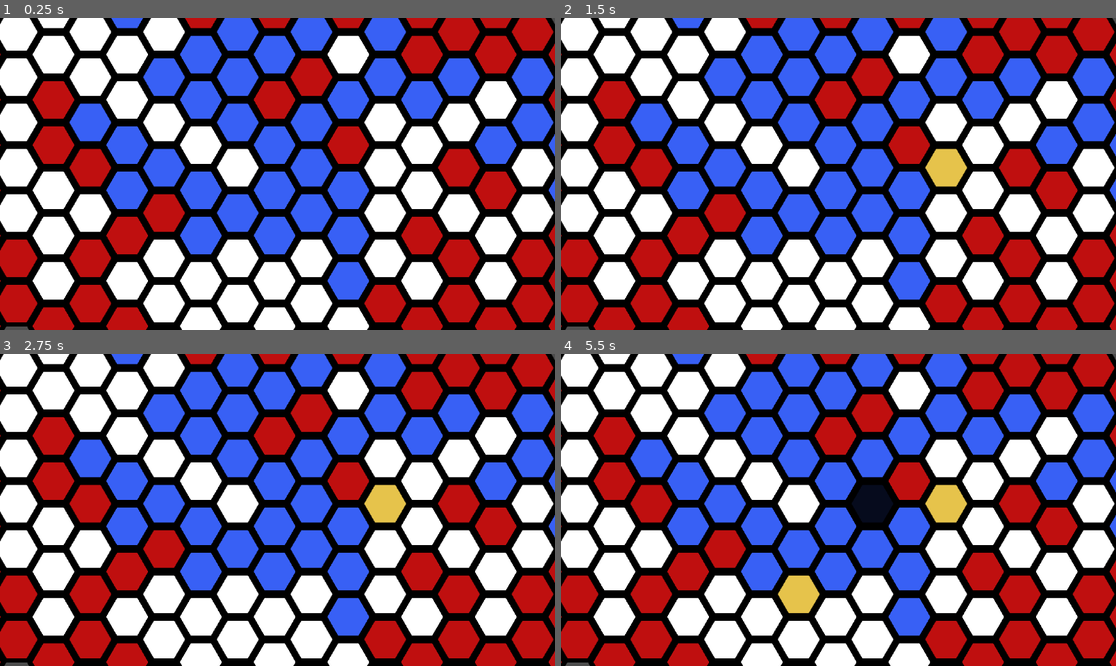
Above: before the commit, frames 1-4 (two rows, left to right).
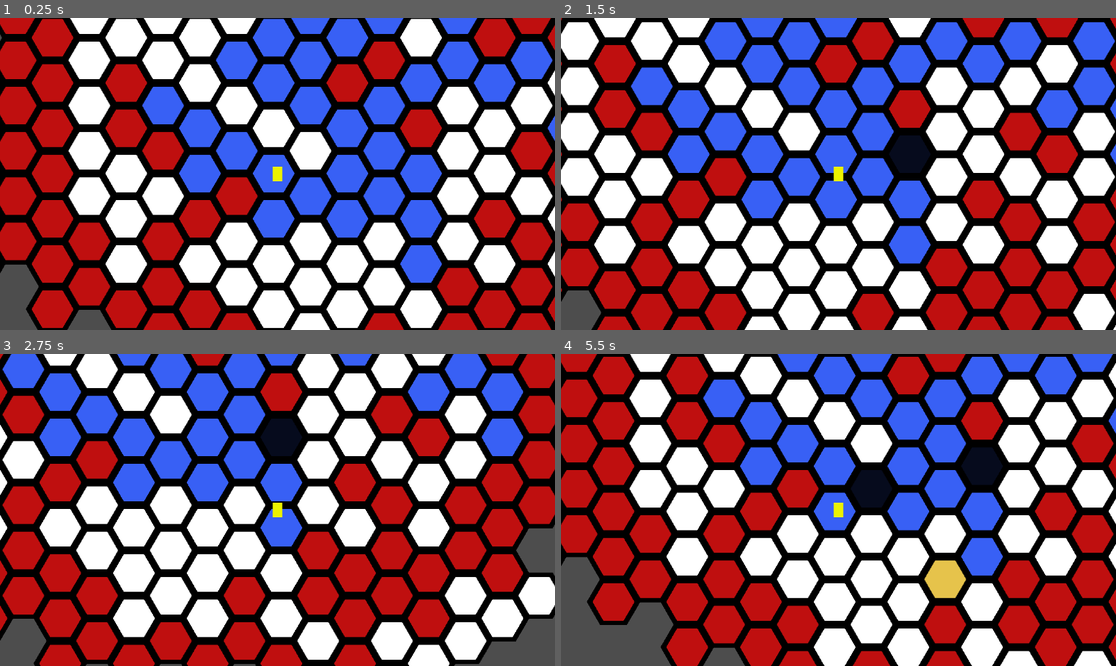
Above: after the commit, the same moments.

Repository: cjack-chmod/ProjectBH
Game: Godot game, scene res://scenes/main.tscn
The game is run twice, just before and just after one commit, with the same random seed, the same clock (stepped at 60 frames per second) and the same inputs.
Inputs (mouse positions are in pixels of both pictures, inside the frame that each line leads up to):
- Up to frame 1 (0.25 s): no input
- Up to frame 2 (1.5 s): tap Enter at 0.5 s; move the mouse to (960, 158) at 0.52 s; hold D (right, bound only after the commit) 0.53-1.28 s; click (960, 158) at 0.67 s; move the mouse to (727, 189) at 1.27 s; hold S (down, bound only after the commit) from 1.28 s (still down)
- Up to frame 3 (2.75 s): move the mouse to (333, 441) at 2.02 s; release S (down, bound only after the commit) at 2.03 s; hold D (right, bound only after the commit) from 2.03 s (still down)
- Up to frame 4 (5.5 s): move the mouse to (810, 572) at 2.77 s; release D (right, bound only after the commit) at 2.78 s; hold W (up, bound only after the commit) 2.78-3.53 s; click (810, 572) at 2.92 s; move the mouse to (1005, 556) at 3.52 s; hold A (left, bound only after the commit) 3.53-5.03 s; move the mouse to (672, 463) at 4.27 s; move the mouse to (866, 510) at 5.02 s; hold S (down, bound only after the commit) from 5.03 s (still down); click (866, 510) at 5.17 s

The runs differ from the first frame. In frame 1, 76% of the frame differs, in the area x 0-100%, y 0-100%; in frame 2, 71%; in frame 3, 71%; in frame 4, 79%.

Commit message:
basic player controller

Diff:
--- a/project.godot
+++ b/project.godot
@@ -25,3 +25,26 @@
 gdscript/warnings/untyped_declaration=2
 gdscript/warnings/inferred_declaration=2
 gdscript/warnings/redundant_await=2
+
+[input]
+
+up={
+"deadzone": 0.5,
+"events": [Object(InputEventKey,"resource_local_to_scene":false,"resource_name":"","device":-1,"window_id":0,"alt_pressed":false,"shift_pressed":false,"ctrl_pressed":false,"meta_pressed":false,"pressed":false,"keycode":0,"physical_keycode":87,"key_label":0,"unicode":119,"echo":false,"script":null)
+]
+}
+down={
+"deadzone": 0.5,
+"events": [Object(InputEventKey,"resource_local_to_scene":false,"resource_name":"","device":-1,"window_id":0,"alt_pressed":false,"shift_pressed":false,"ctrl_pressed":false,"meta_pressed":false,"pressed":false,"keycode":0,"physical_keycode":83,"key_label":0,"unicode":115,"echo":false,"script":null)
+]
+}
+left={
+"deadzone": 0.5,
+"events": [Object(InputEventKey,"resource_local_to_scene":false,"resource_name":"","device":-1,"window_id":0,"alt_pressed":false,"shift_pressed":false,"ctrl_pressed":false,"meta_pressed":false,"pressed":false,"keycode":0,"physical_keycode":65,"key_label":0,"unicode":97,"echo":false,"script":null)
+]
+}
+right={
+"deadzone": 0.5,
+"events": [Object(InputEventKey,"resource_local_to_scene":false,"resource_name":"","device":-1,"window_id":0,"alt_pressed":false,"shift_pressed":false,"ctrl_pressed":false,"meta_pressed":false,"pressed":false,"keycode":0,"physical_keycode":68,"key_label":0,"unicode":100,"echo":false,"script":null)
+]
+}
--- a/scenes/main.tscn
+++ b/scenes/main.tscn
@@ -1,10 +1,11 @@
-[gd_scene load_steps=2 format=3 uid="uid://cul0jw30yqmv7"]
+[gd_scene load_steps=3 format=3 uid="uid://cul0jw30yqmv7"]
 
 [ext_resource type="PackedScene" uid="uid://b511scjyws11e" path="res://scenes/tilemaps/hex_tilemap.tscn" id="1_ho06m"]
+[ext_resource type="PackedScene" uid="uid://dgfjj60ulo8mg" path="res://scenes/player/player.tscn" id="2_jflqx"]
 
 [node name="Main" type="Node2D"]
 
 [node name="HexTilemap" parent="." instance=ExtResource("1_ho06m")]
 
-[node name="Camera2D" type="Camera2D" parent="."]
-position = Vector2(-249, -128)
+[node name="Player" parent="." instance=ExtResource("2_jflqx")]
+position = Vector2(-400, -93)
--- /dev/null
+++ b/scenes/player/player.tscn
@@ -0,0 +1,20 @@
+[gd_scene load_steps=3 format=3 uid="uid://dgfjj60ulo8mg"]
+
+[ext_resource type="Script" path="res://scripts/player/player.gd" id="1_jwbjq"]
+
+[sub_resource type="CapsuleShape2D" id="CapsuleShape2D_ehlod"]
+
+[node name="Player" type="CharacterBody2D"]
+script = ExtResource("1_jwbjq")
+
+[node name="CollisionShape2D" type="CollisionShape2D" parent="."]
+shape = SubResource("CapsuleShape2D_ehlod")
+
+[node name="ColorRect" type="ColorRect" parent="."]
+offset_left = -10.0
+offset_top = -15.0
+offset_right = 10.0
+offset_bottom = 15.0
+color = Color(0.92549, 0.94902, 0, 1)
+
+[node name="Camera2D" type="Camera2D" parent="."]
--- /dev/null
+++ b/scripts/player/player.gd
@@ -0,0 +1,12 @@
+extends CharacterBody2D
+
+var _move_speed : float = 200.0
+
+func _physics_process(_delta : float) -> void:
+
+	# Find Direction of Player Input
+	var _move_input : Vector2 = Input.get_vector("left","right", "up", "down")
+
+	# Move Player
+	velocity = _move_input * _move_speed
+	move_and_slide()
